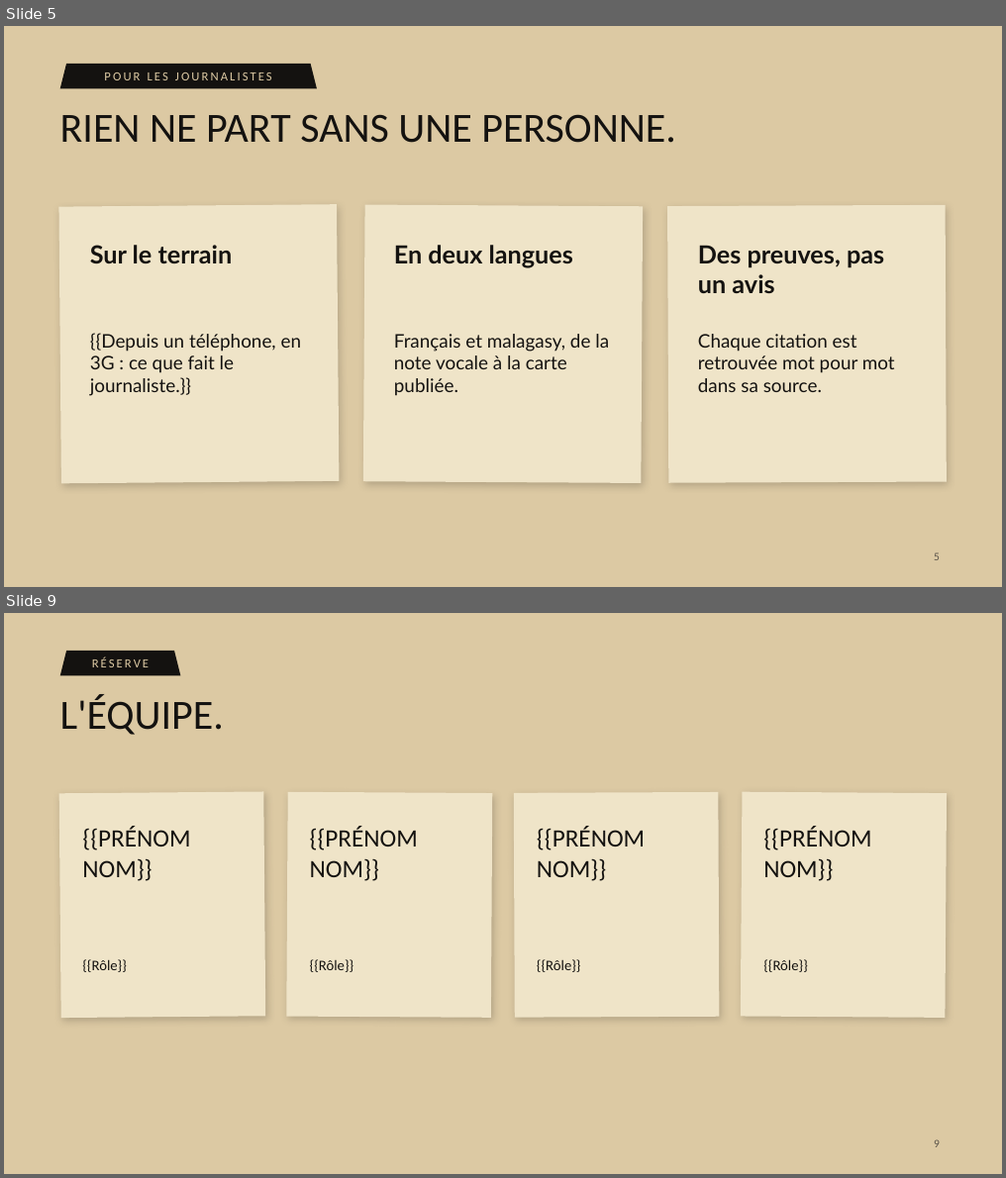
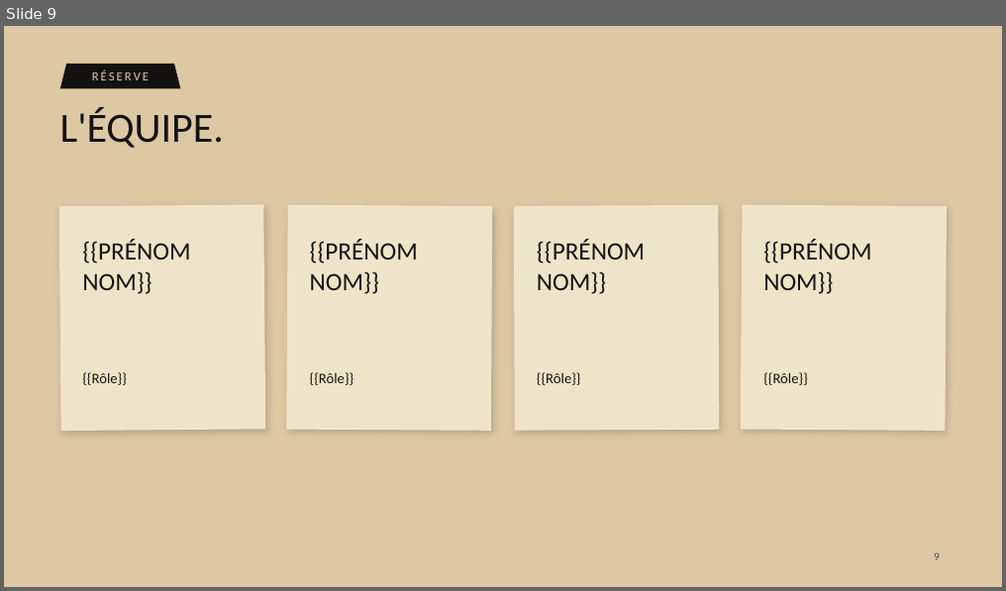
Before and after one commit to 0nlyDevs/checky-platform, a slide deck: docs/pitch/deck/fanilo-pitch.pptx. Shown one above the other, each under a label of ours: slides 5 and 9 before the commit, slide 9 after it; the slides between them are not shown. The pictures are 1006x1178 and 1006x591 pixels, drawn with LibreOffice and Linux fonts; fonts in the diff are those of the drawing. Boxes give left, top, right and bottom in pixels: in the first picture for what was removed or moved away, otherwise in the second. Text is boxed around its words. In the diff, an @@ line names an element or a change of style, - is before the commit and + after.

```diff
--- a/docs/pitch/deck/fanilo-pitch.pptx
+++ b/docs/pitch/deck/fanilo-pitch.pptx
@@ slide 5 removed at [4,26,1002,587], background #DCC9A3 @@
@@ trapezoid removed at [60,64,317,89] @@
@@ text removed at [104,73,272,80] @@
-POUR LES JOURNALISTES
@@ title removed at [60,114,676,143] @@
-RIEN NE PART SANS UNE PERSONNE.
@@ rectangle removed at [58,204,339,483] @@
@@ rectangle removed at [363,205,643,483] @@
@@ rectangle removed at [667,205,946,483] @@
@@ text removed at [90,245,233,264] @@
-Sur le terrain
@@ text removed at [394,245,573,269] @@
-En deux langues
@@ text removed at [698,245,884,294] @@
-Des preuves, pas un avis
@@ text removed at [90,333,302,396] @@
-{{Depuis un téléphone, en 3G : ce que fait le journaliste.}}
@@ text removed at [394,334,609,396] @@
-Français et malagasy, de la note vocale à la carte publiée.
@@ text removed at [698,334,895,392] @@
-Chaque citation est retrouvée mot pour mot dans sa source.
@@ page number removed at [934,553,940,561] @@
-5
```
Also in this commit, not shown: 6 slides changed, 2 slides added, 1 other slide removed, 2 other files.
